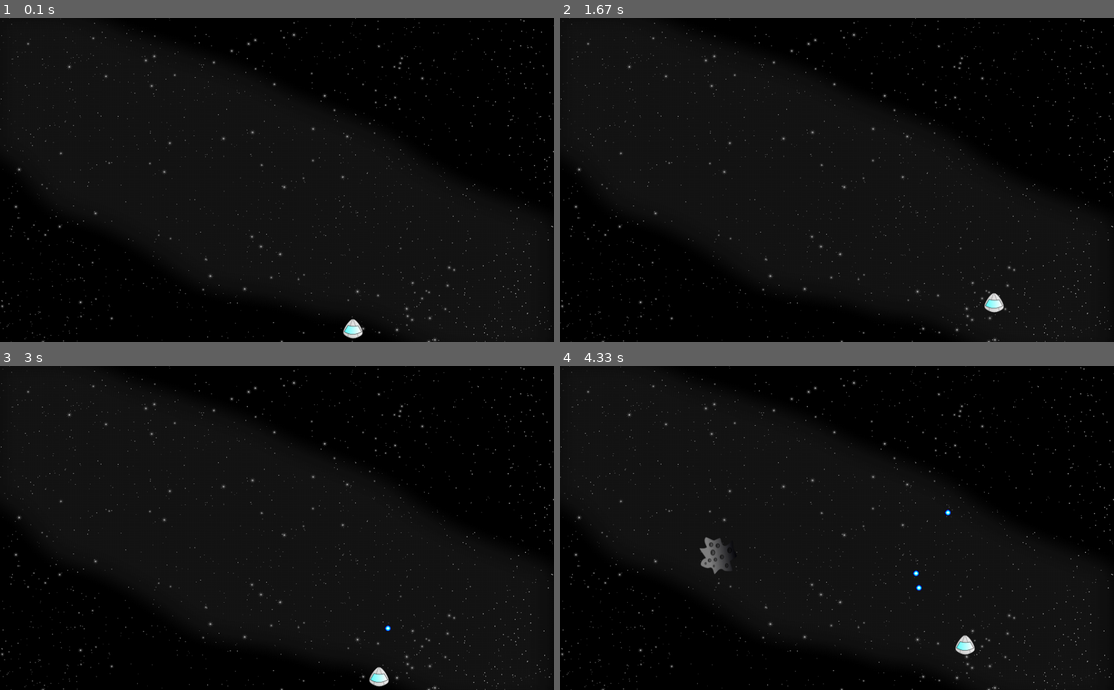
Above: before the commit, frames 1-4 (two rows, left to right).
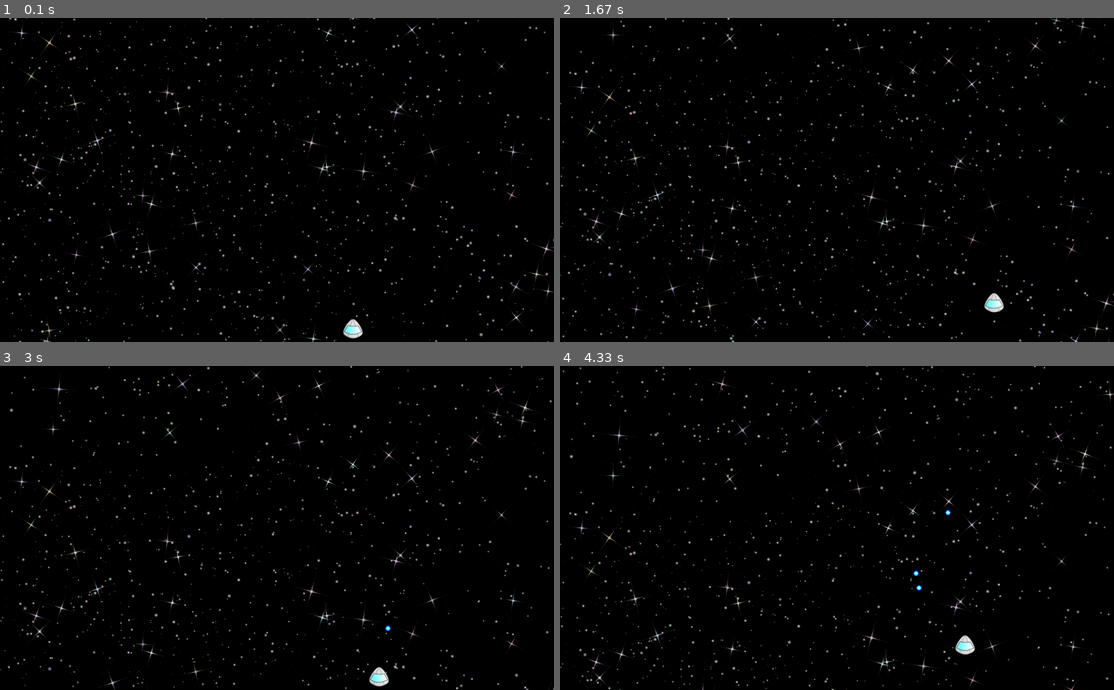
Above: after the commit, the same moments.

Repository: rodrigets/games-in-pygame
Game: pygame game, started from asteroides.py
The game is run twice, just before and just after one commit, with the same random seed, the same clock (stepped at 60 frames per second) and the same inputs. The source is Python 2; it was converted automatically to run under Python 3.
Inputs:
- Up to frame 1 (0.1 s): no input
- Up to frame 2 (1.67 s): hold Right 0.33-0.8 s; hold Up 0.83-1.13 s; hold Right 1.17-1.63 s
- Up to frame 3 (3 s): hold Left 1.67-2.2 s; hold Down 2.23-2.53 s; tap Space at 2.57, 2.97 s; hold Left from 2.9 s (still down)
- Up to frame 4 (4.33 s): tap Space at 3.27, 3.4, 3.8, 4.1 s; release Left at 3.3 s; hold Up 3.33-3.7 s; hold Right from 3.73 s (still down)

The runs differ from the first frame. In frame 1, 3.7% of the frame differs, in the area x 0-100%, y 0-100%; in frame 2, 3.7%; in frame 3, 3.6%; in frame 4, 4.1%.

Commit message:
movement of space backdrop to simulate space travel, new seamless backdrop

Diff:
--- a/asteroides.py
+++ b/asteroides.py
@@ -17,7 +17,7 @@
 
     screen = pygame.display.set_mode((956, 560), 0, 32)
 
-    background_filename = 'bg_big.png'
+    background_filename = 'seamless_space.png'
     background = pygame.image.load(background_filename).convert()
 
     ship = {
@@ -127,6 +127,8 @@
     collided = False
     collision_animation_counter = 0
 
+    background_position = 0
+
     while True:
 
         if not ticks_to_asteroid:
@@ -165,7 +167,25 @@
 			ticks_to_shot = 15
 
 
-        screen.blit(background, (0, 0))
+		# moving the background to simulate space travel
+		# blint background relative to position of prior iteration
+        rel_pos = background_position % background.get_rect().height
+
+        # positioning takes height of backdrop into account
+        screen.blit(background, (0, rel_pos - background.get_rect().height))
+
+        # end of backdrop is reached
+        if rel_pos < 560:
+            screen.blit(background, (0, rel_pos))
+
+        # speed of movement of background
+        background_position += 2
+
+
+
+        move_asteroids()
+
+        #screen.blit(background, (0, 0))
 
         move_asteroids()
         move_shots()
Not shown, changed: README.md
Binary file added: seamless_space.png
